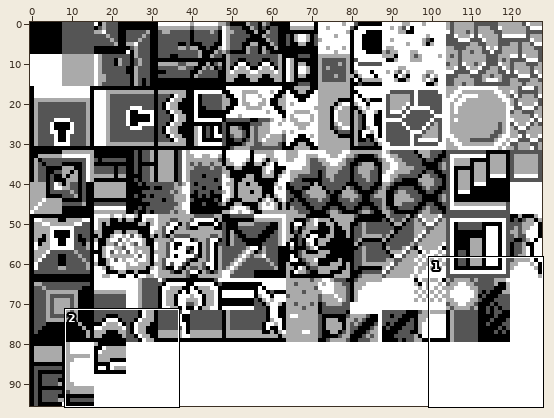
Two states of a sprite sheet, gfx/tilesets/linksawakeningdungeon.png. The first picture is a wide view before the edit; the outline marks the close-up.
Close-up. Before the commit:
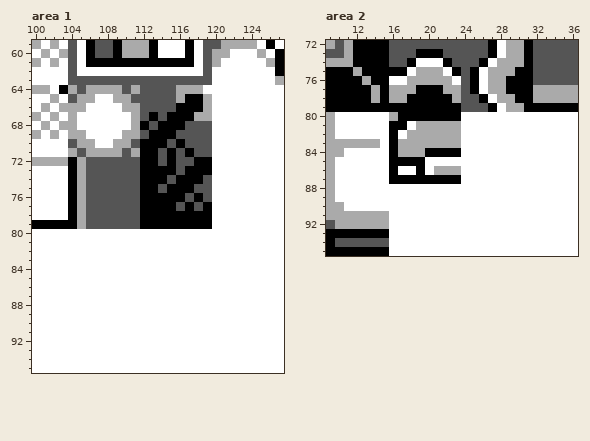
The file is 128x96 pixels. Colours within 5 levels of each other are drawn and written as one. Shown: area 1: x 100..127, y 59..95; area 2: x 9..36, y 72..95.
Now the later version:
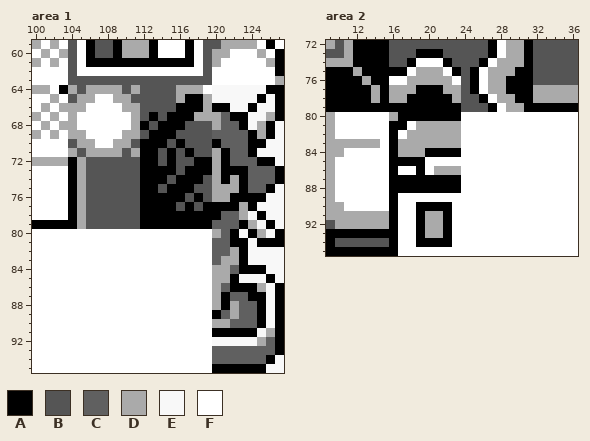
Palette (. is transparent): A #000000  B #555555  C #606060  D #aaaaaa  E #f8f8f8  F #ffffff
Change:
Changed rows in their new state; - is an unchanged pixel.
Area 1:
first column x 120:
64 EEEEEEAA
65 EEEEEAEA
66 AAEEAEEA
67 DCAAEEDA
68 DCCAEDAE
69 CCCCADAE
70 ACCCAAEE
71 DACCAEEE
72 DACCCAAE
73 DAAACCCA
74 DADACCCA
75 DDDACCAE
76 DDAAAAEE
77 AAADAEEE
78 ACCDEAEE
79 CCCADEAE
80 DCAEADEA
81 CCAAEAAA
82 CCDAEEEE
83 CDDAEEEE
84 DDCAAAEE
85 DDAEEEAE
86 DCAAADEA
87 DACCAAEA
88 DADCCAEA
89 ACDCCAEA
90 DDCCCAEA
91 AAAAAEDA
92 EEEEEDCA
93 CCCCCCCA
94 CCCCCCAE
95 AAAAAAEE
Area 2:
first column x 16:
88 AAAAAAAA
89 A-------
90 A--AAAA-
91 A--ADDA-
92 A--ADDA-
93 A--ADDA-
94 A--AAAA-
95 A-------
Pixel boxes of the changes (left, top, right, bottom) in both close-ups:
changed: (212, 85, 284, 373)
changed: (389, 184, 461, 256)
